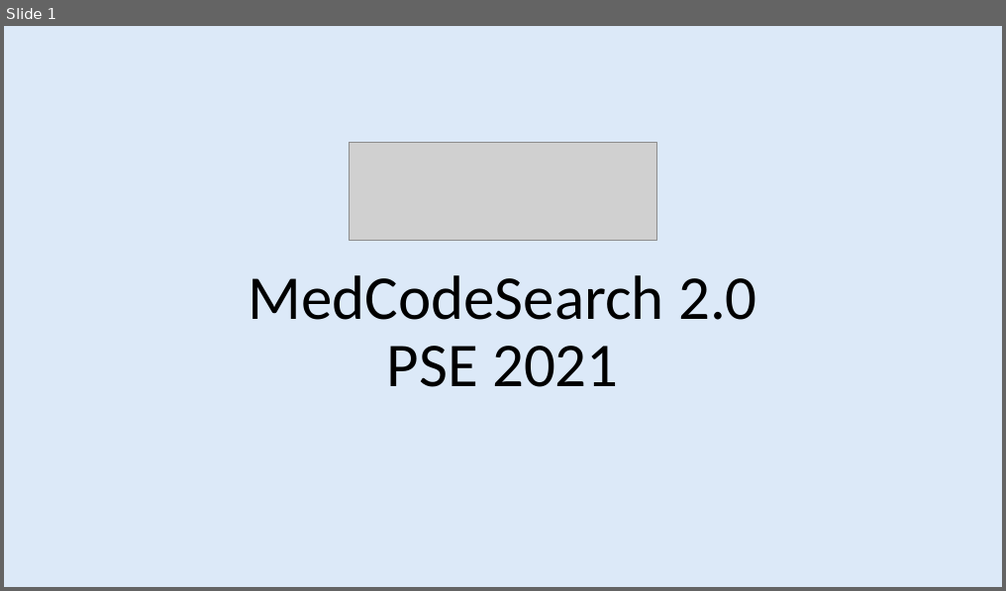
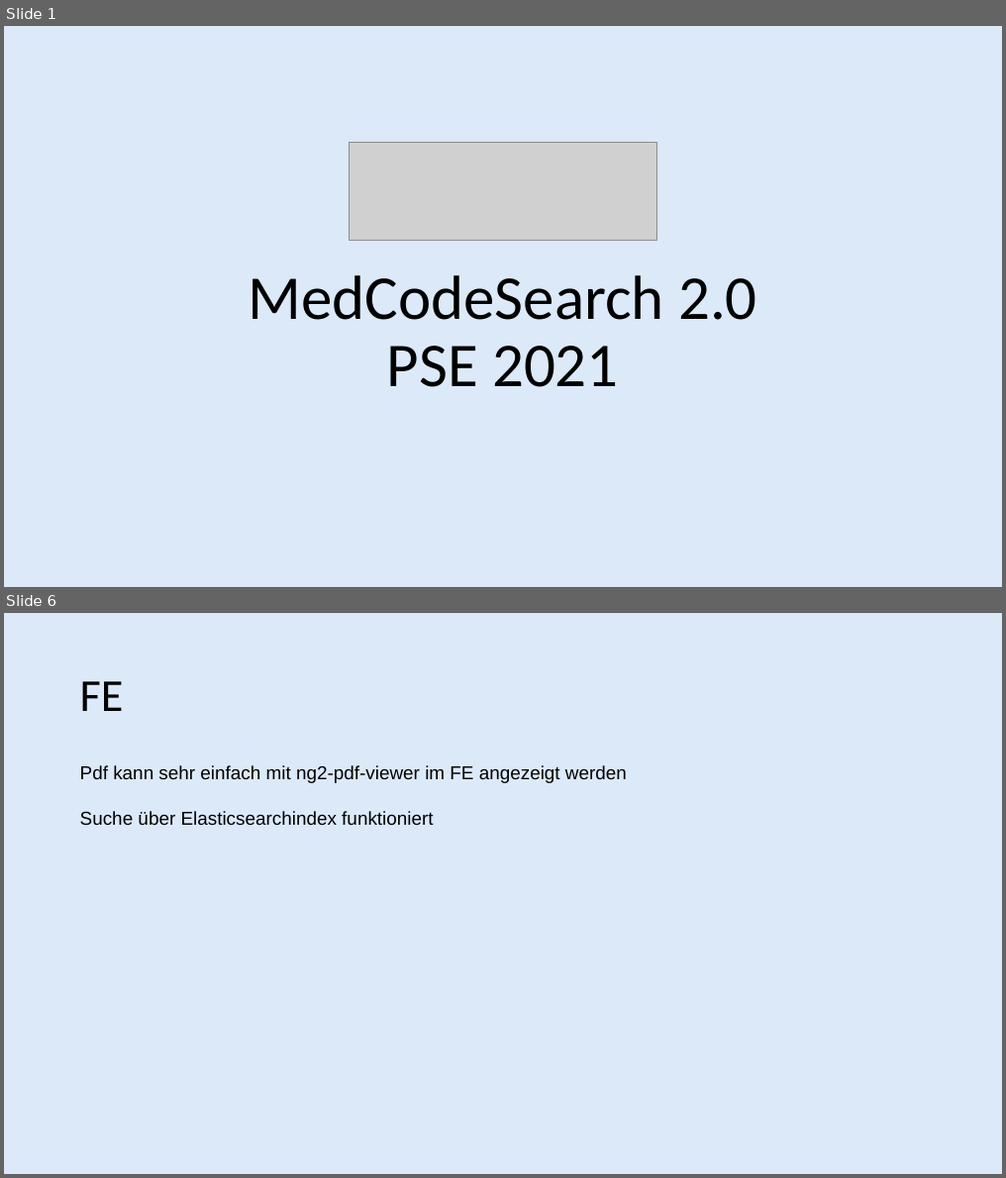
Before and after one commit to TheCodear/PSE-eonum-docrepo, a slide deck: meetings/PräsentationPoc.pptx. Shown one above the other, each under a label of ours: slide 1 before the commit, slides 1 and 6 after it; the slides between them are not shown. The pictures are 1006x591 and 1006x1178 pixels, drawn with LibreOffice and Linux fonts; fonts in the diff are those of the drawing; grey boxes stand for pictures; background and template pictures are left out. Boxes give left, top, right and bottom in pixels: in the first picture for what was removed or moved away, otherwise in the second. Text is boxed around its words. In the diff, an @@ line names an element or a change of style, - is before the commit and + after.

```diff
--- a/meetings/PräsentationPoc.pptx
+++ b/meetings/PräsentationPoc.pptx
@@ slide 6 added at box(4, 613, 1002, 1174), background #FFFFFF; not listed: 1 template element that a slide beside it also shows @@
@@ text added at box(80, 681, 124, 711), 44 pt, text #000000 @@
+FE
@@ text added at box(80, 765, 627, 826), 18 pt, text #000000 @@
+Pdf kann sehr einfach mit ng2-pdf-viewer im FE angezeigt werden
+Suche über Elasticsearchindex funktioniert
```
Also in this commit, not shown: 3 slides changed, 3 other slides added.
